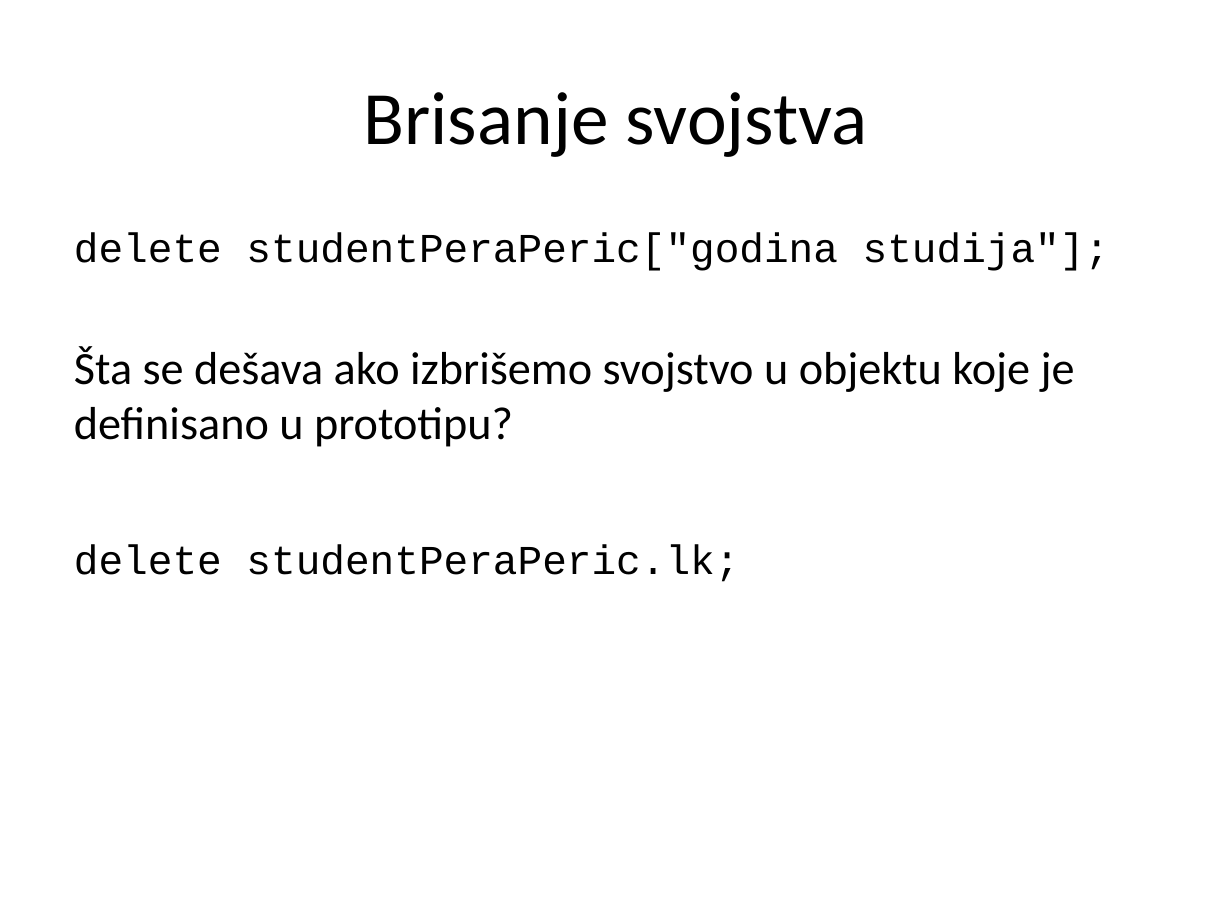
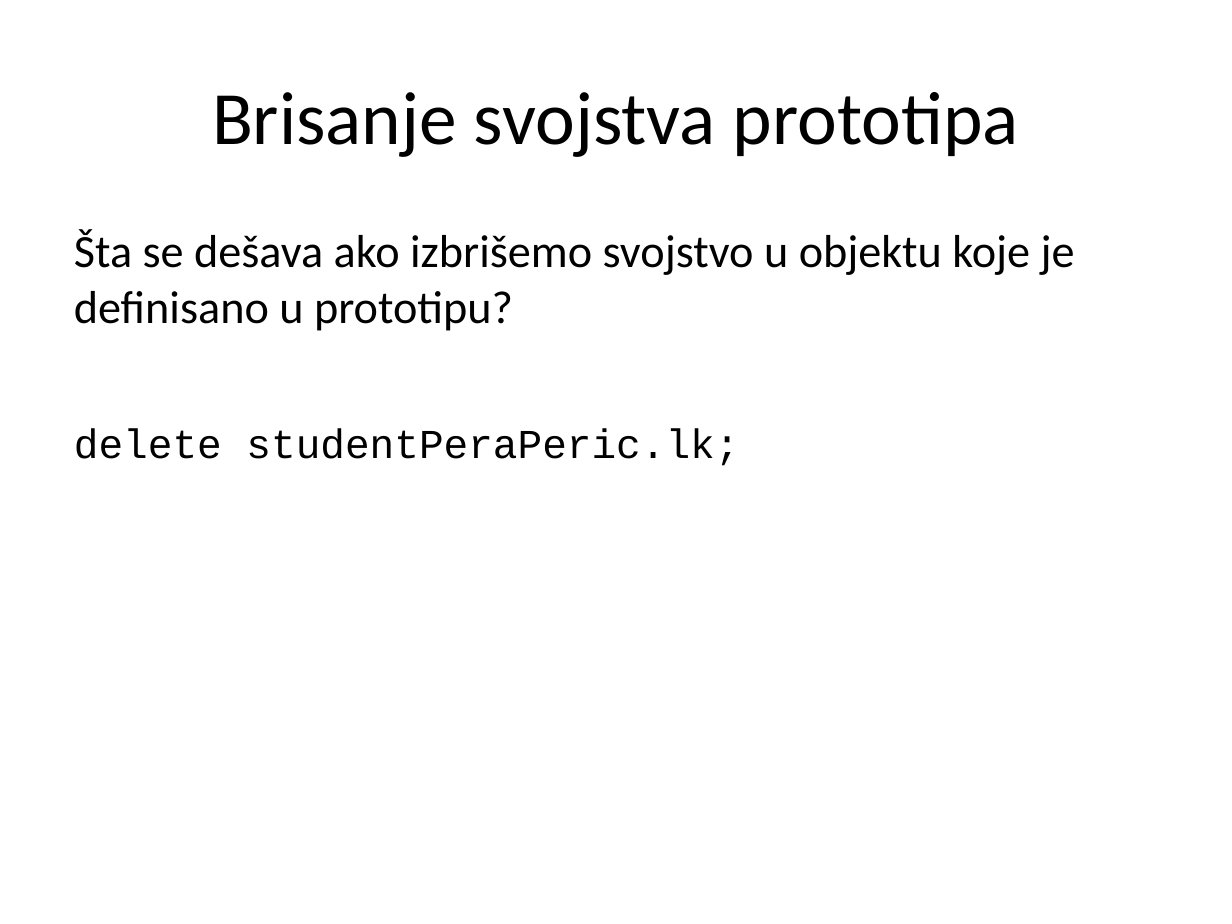
Before and after one commit to StefanAndjelic/2016, a slide deck: slide 32 of JavaScript/01_Objekti/JavaScript_01_Objekti.pptx (slide 13 before the commit). Drawn at 1232x924 pixels with LibreOffice and Linux fonts; fonts in the diff are those of the drawing. Boxes give left, top, right and bottom in pixels: in the first picture for what was removed or moved away, otherwise in the second. Text is boxed around its words. In the diff, an @@ line names an element or a change of style, - is before the commit and + after.

```diff
--- a/JavaScript/01_Objekti/JavaScript_01_Objekti.pptx
+++ b/JavaScript/01_Objekti/JavaScript_01_Objekti.pptx
@@ title at (212, 92, 1019, 157): text changed @@
-Brisanje svojstva
+Brisanje svojstva prototipa
@@ text at (74, 233, 1109, 271): paragraph removed @@
-delete studentPeraPeric["godina studija"];
```
Also in this commit, not shown: 4 other slides changed, 25 slides added, 1 slide removed, 2 other files.
